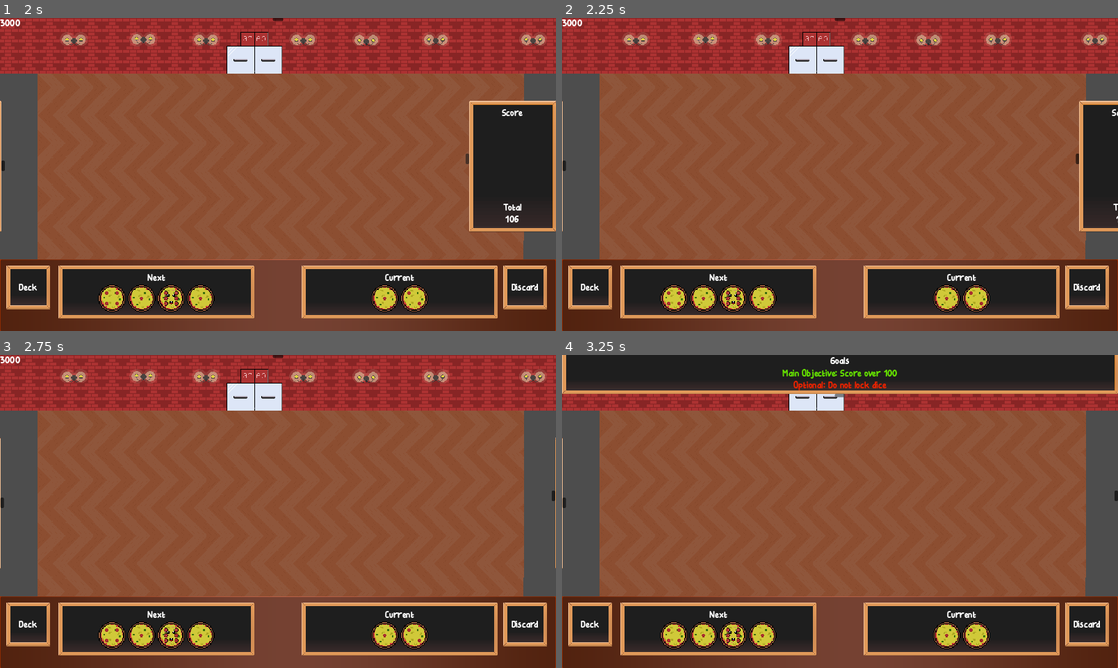
Above: before the commit, frames 1-4 (two rows, left to right).
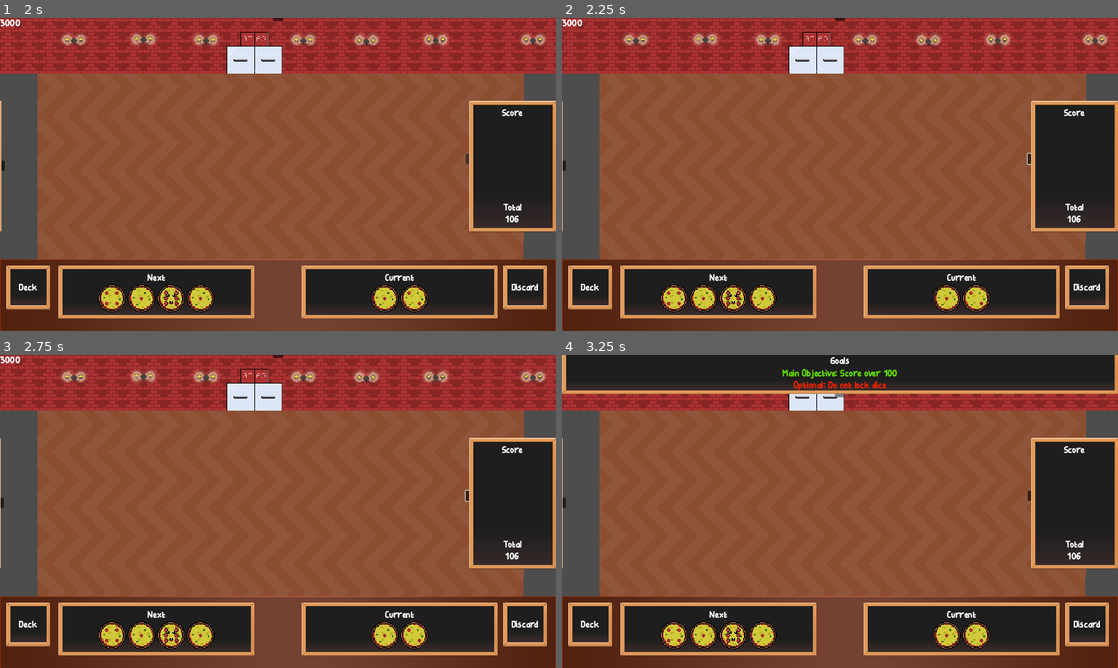
Above: after the commit, the same moments.

Repository: jshorte/Dicey-Diner
Game: Godot game, scene res://Scenes/main.tscn
Same seed, same stepped clock (60 frames per second), same inputs: the game is played once before the commit and once after it. The engine's default icon, where the game draws it, is replaced by a stand-in: a white triangle on a blue panel in a dark square.
Inputs (mouse positions are in pixels of both pictures, inside the frame that each line leads up to):
- Up to frame 1 (2 s): click (278, 61) at 0.5 s; click (88, 165) at 1.25 s
- Up to frame 2 (2.25 s): click (1029, 158) at 2 s
- Up to frame 3 (2.75 s): no input
- Up to frame 4 (3.25 s): click (840, 355) at 2.75 s

Frame 1 is identical in both runs. In frame 2, 4.2% of the frame differs, in the area x 83-100%, y 26-69%; in frame 3, 6.5%; in frame 4, 6.6%.

Commit message:
Various changes to give inter-round functionality
- Dice now update both backend and frontend between turns; moving from one panel to another (or removed completely)

Diff:
--- a/Resources/basic_dice.tres
+++ b/Resources/basic_dice.tres
@@ -9,3 +9,4 @@
 dice_interval = 1
 dice_sprite_animation_path = "res://Animations/basic_spriteframe.tres"
 dice_type = 0
+dice_name = "Pizza"
--- a/Scripts/Managers/deck_manager.gd
+++ b/Scripts/Managers/deck_manager.gd
@@ -14,6 +14,12 @@
 var player_draw_amount := 10
 var player_transfer_amount := 2
 
+func _init() -> void:
+	SignalManager.connect("populate_playable_with_upcoming", populate_playable_with_upcoming)
+	SignalManager.connect("update_upcoming_sprites", call_deferred_add_dice_to_upcoming)
+	SignalManager.connect("update_playable_sprites", call_deferred_add_dice_to_playable)
+	SignalManager.connect("remove_from_playable_pile", remove_from_playable_pile)
+
 func _ready():
 	#TODO: This will come from the player
 	var player_dice = [basic, basic, basic, basic, basic, basic]
@@ -25,8 +31,11 @@
 	populate_playable_with_upcoming(player_transfer_amount)
 
 	#Add visual representations to UI (Sprites)
-	call_deferred("call_deferred_add_dice_to_upcoming", upcoming_pile)
-	call_deferred("call_deferred_add_dice_to_playable", playable_pile)
+	#call_deferred("call_deferred_add_dice_to_upcoming")
+	#call_deferred("call_deferred_add_dice_to_playable")
+
+	call_call_deferred_add_dice_to_upcoming()
+	call_call_deferred_add_dice_to_playable()
 
 
 func populate_upcoming(draw_amount):
@@ -51,14 +60,28 @@
 			print("No cards left to draw! Draw Pile (", draw_pile.size(), ") Discard Pile ()", discard_pile.size(), ")")
 			break
 
+func remove_from_playable_pile(dice):
+	print("Removing ", dice, "from playable pile")
+	print("Current pile: ", playable_pile)
+
+	if(playable_pile.has(dice)):
+		print("Dice found, removing")
+		playable_pile.erase(dice)
+		print("Updated pile: ", playable_pile)
 
 func populate_playable_with_upcoming(transfer_amount):
 	for i in transfer_amount:
 		if(upcoming_pile.size() > 0):
 			var card_to_add = upcoming_pile.pop_back()
+
 			print("Transfering card (", card_to_add, ") To upcoming pile" )
 			playable_pile.append(card_to_add)
 			print("Playable pile: ", playable_pile)
+			print("Upcoming pile: ", upcoming_pile)
+
+			#TODO: Card removed from upcoming, remove sprite
+			SignalManager.remove_from_upcoming_panel.emit(card_to_add)
+
 		else:
 			print("No cards to transfer from upcoming to playable. Upcoming Pile", upcoming_pile.size(), "Playable Pile", playable_pile.size())
 			break
@@ -70,13 +93,19 @@
 	draw_pile.append_array(discard_pile)
 	discard_pile = []
 
+func call_call_deferred_add_dice_to_upcoming():
+	call_deferred("call_deferred_add_dice_to_upcoming")
+	#SignalManager.add_dice_to_upcoming.emit(upcoming_pile)
 
-func call_deferred_add_dice_to_upcoming(pile):
-	SignalManager.add_dice_to_upcoming.emit(pile)
+func call_deferred_add_dice_to_upcoming():
+	SignalManager.add_dice_to_upcoming.emit(upcoming_pile)
 
+func call_call_deferred_add_dice_to_playable():
+	call_deferred("call_deferred_add_dice_to_playable")
+	#SignalManager.add_dice_to_upcoming.emit(upcoming_pile)
 
-func call_deferred_add_dice_to_playable(pile):
-	SignalManager.add_dice_to_playable.emit(pile)
+func call_deferred_add_dice_to_playable():
+	SignalManager.add_dice_to_playable.emit(playable_pile)
 
 
 #Base versions of each dice type TODO: Apply modifications to particular dice seperately
--- a/Scripts/Managers/main.gd
+++ b/Scripts/Managers/main.gd
@@ -2,6 +2,7 @@
 
 var hud_scene = preload("res://Scenes/hud.tscn")
 var dice_array : Array = []
+var dice_data := [] #Array of dictionaries tying Rigidbody (Key) to Sprite (Value)
 var active_dice = null
 var hovered_dice = null
 var hovered_dice_ui = null
@@ -16,6 +17,7 @@
 @onready var hud = $HUD
 @onready var dice_area = $"HUD/Bottom Bar/Dice Area"
 @onready var playable_area = $"HUD/Bottom Bar/Current Dice/VBoxContainer/HBoxContainer"
+@onready var upcoming_area = $"HUD/Bottom Bar/Upcoming Dice/VBoxContainer/HBoxContainer"
 @onready var holding_area = $"HUD/Holding Area/VBoxContainer"
 
 func _init() -> void:
@@ -30,6 +32,7 @@
 	SignalManager.connect("add_dice_to_upcoming", update_upcoming_panel)
 	SignalManager.connect("add_dice_to_playable", update_playable_panel)
 	SignalManager.connect("move_dice_offscreen", move_dice_offscreen)
+	SignalManager.connect("remove_from_upcoming_panel", remove_from_upcoming_panel)
 
 # Called when the node enters the scene tree for the first time.
 func _ready() -> void:
@@ -44,6 +47,11 @@
 
 # Called every frame. 'delta' is the elapsed time since the previous frame.
 func _process(delta: float) -> void:
+	if Input.is_action_just_pressed("ui_focus_next"):
+		print("Request")
+		SignalManager.populate_playable_with_upcoming.emit(2)
+		SignalManager.update_upcoming_sprites.emit()
+		SignalManager.update_playable_sprites.emit()
 	#elapsed_time += delta
 	#print(get_global_mouse_position())
 
@@ -77,6 +85,7 @@
 			set_active_dice(hovered_dice_ui)
 			SignalManager.update_dice_position.emit(hovered_dice_ui)
 			SignalManager.add_dice_to_score.emit(hovered_dice_ui)
+			SignalManager.remove_from_playable_pile.emit(hovered_dice_ui)
 			first_active = false
 
 			#TODO: DEBUG
@@ -109,7 +118,6 @@
 func unset_active_dice(dice):
 	active_dice = null
 
-
 func set_power_label_text(value):
 	power_label.text = str(value)
 
@@ -151,18 +159,40 @@
 	hovered_dice_ui = null;
 	#hovered_dice_sprite = null;
 
+#TODO: When transferring dice we need to remove the sprites they represent
+#IDEA: Dictionary of Dice : Sprites. If the given dice is found, remove the associated sprite
+func remove_from_upcoming_panel(dice):
+	for dict in dice_data:
+		if dict.has(dice):
+			dict[dice].queue_free()
+
+
 func update_upcoming_panel(dice_array):
 	print("Upcoming Panel ", dice_array.size())
 
+	var current_dice_array := []
+
+	for dict in dice_data:
+		current_dice_array.push_back(dict.keys()[0])
+
+	#TODO: Currently adding dice regardless if they already exist
 	for dice in dice_array:
-		print("Dice Contents ",  dice)
-		#var is_odd = dice_array.size() % 2
-		#var sprite = Sprite2D.new()
+		#We only want to create textures which dont already exist. Return if we've already created one.
+		if(current_dice_array.has(dice)):
+			print("Key already exists: ", dice)
+			return
+
 		var sprite = TextureRect.new()
+		var dice_data_dict
+
 		sprite.texture = load(dice.get_node("AnimatedSprite2D").sprite_frames.get_frame_texture("All", dice.available_values_index).get_path())
 		hud.get_node("Bottom Bar/Upcoming Dice/VBoxContainer/HBoxContainer").add_child(sprite)
 		sprite.mouse_entered.connect(mouse_entered_upcoming.bind(dice, sprite))
 		sprite.mouse_exited.connect(mouse_exited_upcoming.bind(dice, sprite))
+
+		dice_data_dict = {dice : sprite}
+		print("New pair created:", dice_data_dict)
+		dice_data.push_back(dice_data_dict)
 		#hud.get_node("Bottom Bar/Upcoming Dice").add_icon_item(sprite, true)
 
 		#TODO (Remove) Removed as positioning dealt with using V&H Boxes
@@ -172,23 +202,17 @@
 
 
 func update_playable_panel(dice_array):
-	#TODO: Currently this reads an array of dice, takes its size and distributes dice evenly in the panel.
-	#What we'd like to take all current dice in the panel and add to it the passed dice, calculate size
-	#using the combined size.
-	#var panel_width = hud.get_node("Bottom Bar/Current Dice").size.x
-	#var panel_height = hud.get_node("Bottom Bar/Current Dice").size.y
-	#var panel_position = hud.get_node("Bottom Bar/Current Dice").position
-
-	#var vertical_margin = 40
-	#var number_of_entries = dice_array.size()
-	#var spacing = (panel_width / (number_of_entries + 1))
-	#var x = spacing
-	#var y = (panel_height / 2) + 10
-	#var sprite = Sprite2D.new()
-	#sprite.texture = load("res://Dice/2.png")
-	#var sprite_width = sprite.get_rect().size.x
+	#var current_dice_array := []
+
+	#for dict in dice_data:
+	#	current_dice_array.push_back(dict.keys()[0])
 
 	for dice in dice_array:
+		#We only want to create textures which dont already exist. Return if we've already created one.
+		#if(current_dice_array.has(dice)):
+		#	print("Key already exists: ", dice)
+		#	return
+
 		#var is_odd = dice_array.size() % 2
 		var sprite = TextureRect.new()
 		sprite.texture = load(dice.get_node("AnimatedSprite2D").sprite_frames.get_frame_texture("All", dice.available_values_index).get_path())
@@ -196,18 +220,6 @@
 		sprite.mouse_entered.connect(mouse_entered_playable.bind(dice, sprite))
 		sprite.mouse_exited.connect(mouse_exited_playable.bind(dice, sprite))
 
-		print("Hud ", hud)
-
-		#var sprite = Sprite2D.new()
-		#sprite.texture = load(item.get_node("AnimatedSprite2D").sprite_frames.get_frame_texture("All", 0).get_path())
-		#hud.get_node("Bottom Bar/Current Dice").add_child(item, false, Node.INTERNAL_MODE_BACK)
-		#hud.get_node("Bottom Bar/Current Dice").add_icon_item(sprite, true)
-		#print("ITEMLIST ", hud.get_node("Bottom Bar/Current Dice"))
-		#item.position = panel_position + Vector2(x, y)
-		#TODO: Emit signal with reference to dice stating the dice is currently in playable area.
-		#Receiver will set the dice properties appropriately (only selectable, can "drag and drop" dice into the playable area)
-		#Releasing outside of this area will recall this function, placing back into the correct position
-		#x += spacing
 	print("Children ", hud.get_node("Bottom Bar/Current Dice").get_children())
 
 func move_dice_offscreen(dice_to_move):
@@ -225,3 +237,46 @@
 
 func mouse_exit_upcoming_panel():
 	print("Mouse Exited Panel")
+
+#######################################################
+###						CODE BANK					###
+#######################################################
+
+#TODO: Playable dice spacing
+# Currently this reads an array of dice, takes its size and distributes dice evenly in the panel.
+#What we'd like to take all current dice in the panel and add to it the passed dice, calculate size
+#using the combined size.
+#var panel_width = hud.get_node("Bottom Bar/Current Dice").size.x
+#var panel_height = hud.get_node("Bottom Bar/Current Dice").size.y
+#var panel_position = hud.get_node("Bottom Bar/Current Dice").position
+
+#var vertical_margin = 40
+#var number_of_entries = dice_array.size()
+#var spacing = (panel_width / (number_of_entries + 1))
+#var x = spacing
+#var y = (panel_height / 2) + 10
+#var sprite = Sprite2D.new()
+#sprite.texture = load("res://Dice/2.png")
+#var sprite_width = sprite.get_rect().size.x
+
+#var sprite = Sprite2D.new()
+#sprite.texture = load(item.get_node("AnimatedSprite2D").sprite_frames.get_frame_texture("All", 0).get_path())
+#hud.get_node("Bottom Bar/Current Dice").add_child(item, false, Node.INTERNAL_MODE_BACK)
+#hud.get_node("Bottom Bar/Current Dice").add_icon_item(sprite, true)
+#print("ITEMLIST ", hud.get_node("Bottom Bar/Current Dice"))
+#item.position = panel_position + Vector2(x, y)
+#TODO: Emit signal with reference to dice stating the dice is currently in playable area.
+#Receiver will set the dice properties appropriately (only selectable, can "drag and drop" dice into the playable area)
+#Releasing outside of this area will recall this function, placing back into the correct position
+#x += spacing
+
+#var sprite = Sprite2D.new()
+#sprite.texture = load(item.get_node("AnimatedSprite2D").sprite_frames.get_frame_texture("All", 0).get_path())
+#hud.get_node("Bottom Bar/Current Dice").add_child(item, false, Node.INTERNAL_MODE_BACK)
+#hud.get_node("Bottom Bar/Current Dice").add_icon_item(sprite, true)
+#print("ITEMLIST ", hud.get_node("Bottom Bar/Current Dice"))
+#item.position = panel_position + Vector2(x, y)
+#TODO: Emit signal with reference to dice stating the dice is currently in playable area.
+#Receiver will set the dice properties appropriately (only selectable, can "drag and drop" dice into the playable area)
+#Releasing outside of this area will recall this function, placing back into the correct position
+#x += spacing
--- a/Scripts/Managers/signal_manager.gd
+++ b/Scripts/Managers/signal_manager.gd
@@ -23,4 +23,11 @@
 signal close_all_panels
 
 signal add_dice_to_score
-signal update_score
+signal update_dice_score
+signal update_total_score
+
+signal populate_playable_with_upcoming
+signal update_upcoming_sprites
+signal update_playable_sprites
+signal remove_from_playable_pile
+signal remove_from_upcoming_panel
--- a/Scripts/dice_rb.gd
+++ b/Scripts/dice_rb.gd
@@ -20,6 +20,7 @@
 
 var is_moving = false
 var timed_out = false
+var score_updated = false
 var arrow_scene = preload("res://Scenes/arrow.tscn")
 var bam_scene = preload("res://Scenes/bam.tscn")
 var calculate_power = true
@@ -31,6 +32,7 @@
 var arrow = null
 var collisions = 0
 var current_value = 0
+var total_score = 0
 var available_values_index = 0;
 
 #Resource Defined
@@ -96,7 +98,6 @@
 		#roll_animation.frame = available_values_index
 
 	disable_dice(self)
-
 
 # Called every frame. 'delta' is the elapsed time since the previous frame.
 func _physics_process(delta: float) -> void:
@@ -142,9 +143,10 @@
 			passive_dice(self)
 			SignalManager.unset_active_dice.emit(self)
 			SignalManager.close_all_panels.emit(true)
+			score_updated = false
 			#is_active_dice.emit(self)
 
-	if  (dice_status == Global.DiceState.PASSIVE) && timed_out && abs(dice_rb.linear_velocity.x) < 10 && abs(dice_rb.linear_velocity.y) < 10:
+	if  (timed_out && (dice_status == Global.DiceState.PASSIVE) && (abs(dice_rb.linear_velocity.x) < 10) && (abs(dice_rb.linear_velocity.y) < 10)):
 		#TODO Lerp values for smoother finish
 		dice_rb.linear_velocity = Vector2.ZERO
 		is_moving = false
@@ -157,11 +159,15 @@
 		#print("Available Values ", available_values)
 		#print("Frame ", roll_animation.frame)
 		current_value = available_values[roll_animation.frame]
+		total_score = current_value + collisions
 
 		#TODO: Have phases (Selecting Phase / Active Phase / Scoring Phase)
 		#The reciver will look await scoring phase (probably updated here) and then calculate
 		#and update the score panel for each dice, comprised of its face value + bonus modifiers
-		SignalManager.update_score.emit(self)
+		if(!score_updated):
+			SignalManager.update_dice_score.emit(self)
+			score_updated = true
+		#SignalManager.update_total_score.emit()
 
 
 	#If the dice has any velocity set its state to is_moving to start roll animation
@@ -174,6 +180,7 @@
 
 	if ((dice_status == Global.DiceState.PASSIVE) && is_moving):
 		roll_animation.play()
+		score_updated = false
 
 func calculate_circle_point(radius : float, angle : float, offset : Vector2) -> Vector2:
 	var point_x_on_circle : float = radius * cos(angle)
--- a/Scripts/global_definitions.gd
+++ b/Scripts/global_definitions.gd
@@ -3,3 +3,4 @@
 
 enum DiceType {BASIC}
 enum DiceState {DISABLED, ACTIVE, PASSIVE}
+enum GameState {SELECT, PLAY, SCORE}
--- a/Tweens/ScorePanelTween.gd
+++ b/Tweens/ScorePanelTween.gd
@@ -3,13 +3,19 @@
 @onready var panel_previous_position = $"Score".position
 #@onready var score_vbox = $"Score/Score Container/VBoxContainer/Score Space"
 @onready var score_vbox = $"Score/Score Container/VBoxContainer/DiceVBox"
-@onready var base_score = $"Score/Score Container/VBoxContainer/Dice Score"
+@onready var total_score_text = $"Score/Score Container/VBoxContainer/HBoxContainer3/Total Score"
+var total_score_value = 0
 var dice_score_scene = preload("res://Scenes/dice_score.tscn")
+var dice_array = []
+var i = 0
 
 func _init() -> void:
 	#SignalManager.connect("close_all_panels", _on_score_show_hide_toggled)
 	SignalManager.connect("add_dice_to_score", add_new_dice)
+	SignalManager.connect("update_dice_score", update_dice_score)
+	SignalManager.connect("update_total_score", update_total_score)
 
+"""
 func _on_score_show_hide_toggled(toggled_on: bool) -> void:
 
 	var tween = create_tween().bind_node($Score/Score_Show_Hide)
@@ -34,6 +40,7 @@
 		 1
 		).set_trans(Tween.TRANS_QUART).set_ease(Tween.EASE_OUT)
 		$Score/Score_Show_Hide.release_focus()
+"""
 
 func add_new_dice(dice):
 	print(dice)
@@ -41,3 +48,37 @@
 	dice_score.get_node("Score Body Food Text").text = dice.dice_name
 	dice_score.get_node("Score Body Score Text").text = str(dice.current_value)
 	score_vbox.add_child(dice_score)
+
+	var dice_dict_key = dice
+	var dice_dict_value = dice_score
+	var dice_dict = {dice_dict_key : dice_dict_value}
+	dice_array.push_back(dice_dict)
+	print ("Size: ", dice_array.size())
+
+func update_dice_score(dice):
+	var total_score_value = 0
+
+	for dict in dice_array:
+		if dict.has(dice):
+			dict[dice].get_node("Score Body Food Text").text = dice.dice_name
+			dict[dice].get_node("Score Body Score Text").text = str(dice.total_score)
+			#total_score_value += dice.total_score
+			#total_score_text.text = str(total_score_value)
+			#total_score_value += int(dict[dice].get_node("Score Body Score Text").text)
+			#total_score_text.text = str(total_score_value)
+	update_total_score()
+
+	#if (i == dice_array.size()):
+	#	total_score_text.text = str(total_score_value)
+
+#TODO: This runs on every dice currently. Setup scoring phase which calls this functions once
+func update_total_score():
+	var score_ui_array = score_vbox.get_children()
+	var total_score_value = 0
+
+	for object in score_ui_array:
+		total_score_value += int(object.get_node("Score Body Score Text").text)
+		print(object.get_node("Score Body Score Text").text)
+
+	total_score_text.text = str(total_score_value)
+	print(total_score_value)
Not shown, added: Scenes/hud2729.tmp
Not shown, added: Scenes/hud33EC.tmp
